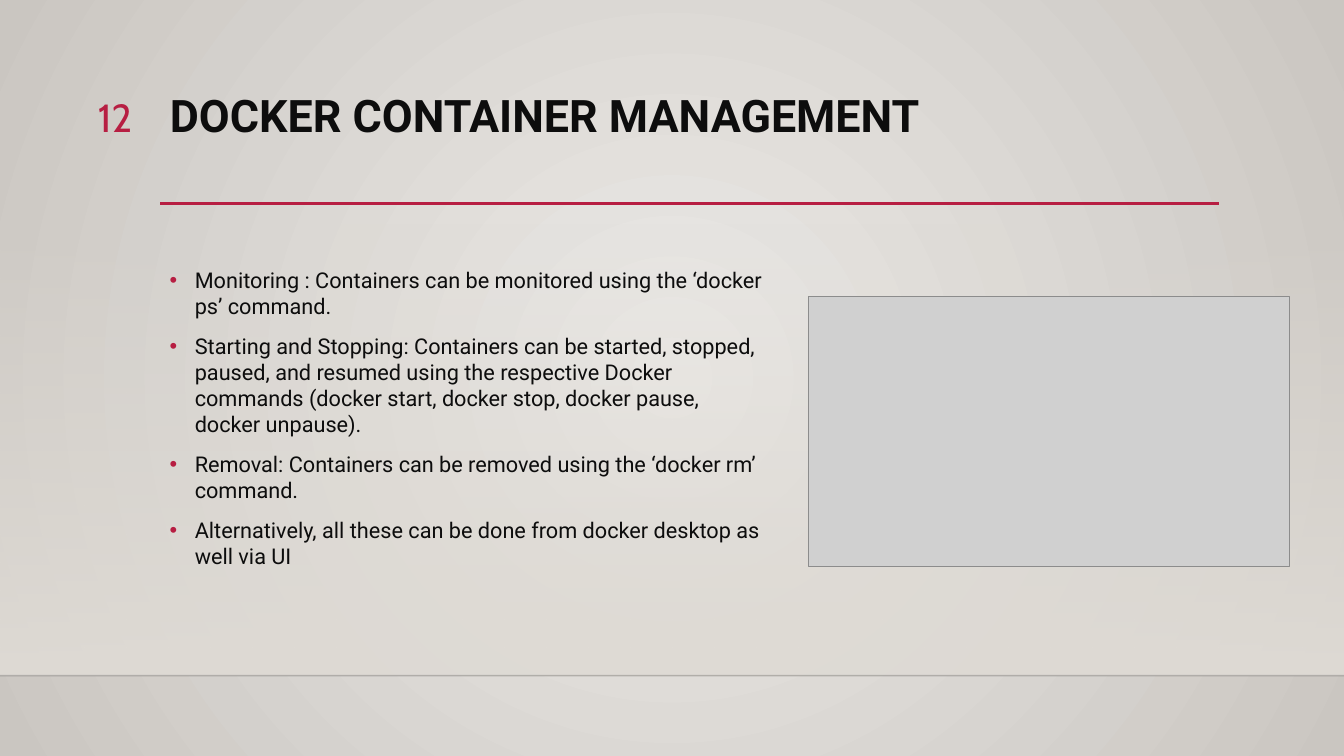
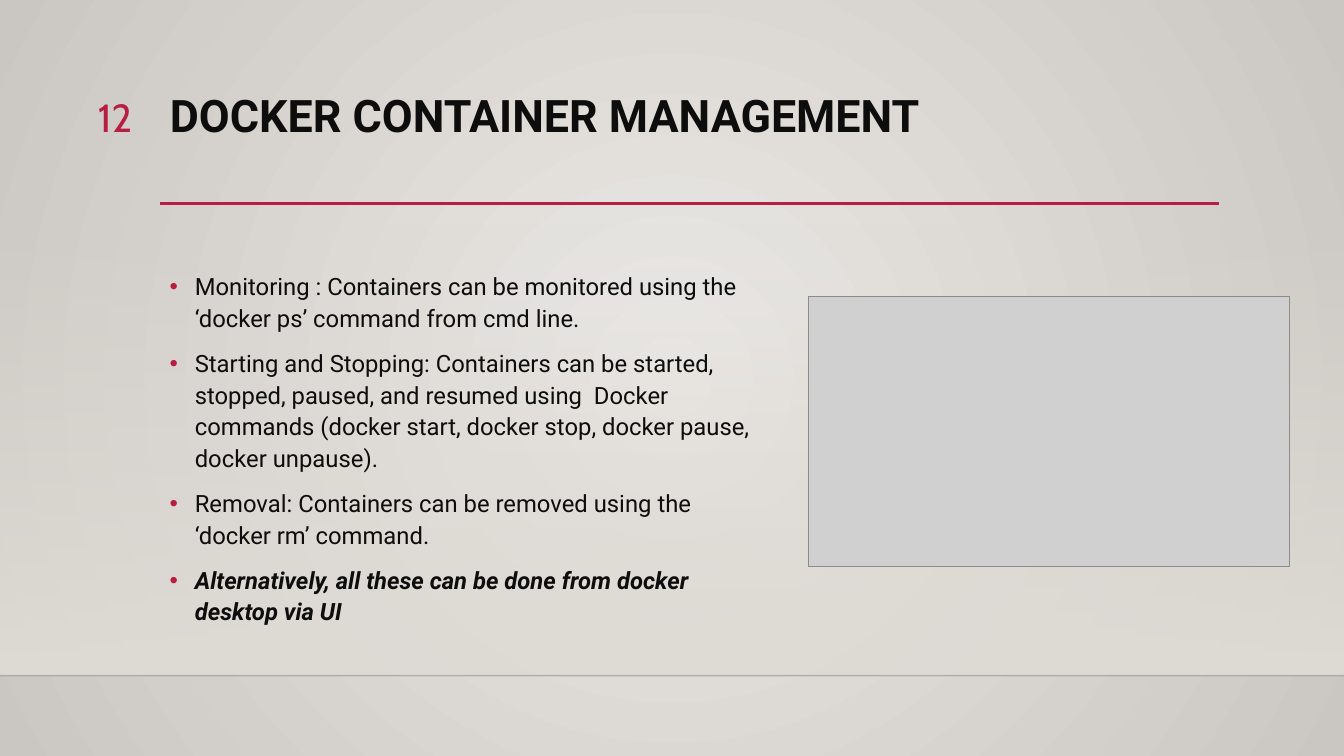
Before and after one commit to ddum-sutd/docker_workshop, a slide deck: slide 12 of Docker_workshop.pptx. Drawn at 1344x756 pixels with LibreOffice and Linux fonts; fonts in the diff are those of the drawing; grey boxes stand for pictures; background and template pictures are left out. Boxes give left, top, right and bottom in pixels: in the first picture for what was removed or moved away, otherwise in the second. Text is boxed around its words. In the diff, an @@ line names an element or a change of style, - is before the commit and + after.

```diff
--- a/Docker_workshop.pptx
+++ b/Docker_workshop.pptx
@@ text at [195,277,749,472]: text changed; size 15.5 to 17 pt @@
-• Monitoring : Containers can be monitored using the ‘docker ps’ command.
-• Starting and Stopping: Containers can be started, stopped, paused, and resumed using the respective Docker commands (docker start, docker stop, docker pause, docker unpause).
+• Monitoring : Containers can be monitored using the ‘docker ps’ command from cmd line.
+• Starting and Stopping: Containers can be started, stopped, paused, and resumed using Docker commands (docker start, docker stop, docker pause, docker unpause).
@@ text at [195,494,692,545]: size 15.5 to 17 pt in "Removal: Containers can be removed using the ..."; line spacing 1 to 1.1 @@
@@ text at [195,571,688,594]: text changed; size 15.5 to 17 pt; bold on; italic on @@
-• Alternatively, all these can be done from docker desktop as well via UI
+• Alternatively, all these can be done from docker desktop via UI
```
Also in this commit, not shown: 10 other slides changed, 4 other files.
